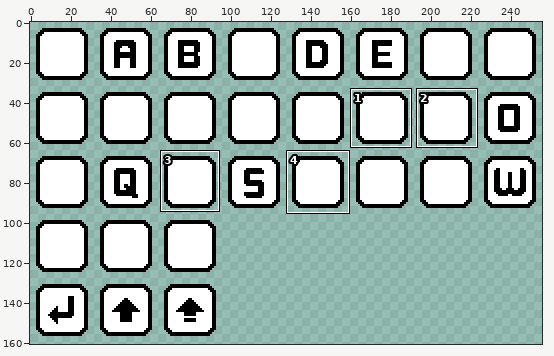
Pixel-art file -- Media/Images/UI/keyhint_pc.aseprite. Above, an overview of the earlier version with the close-up marked.
Close-up. Before the edit:
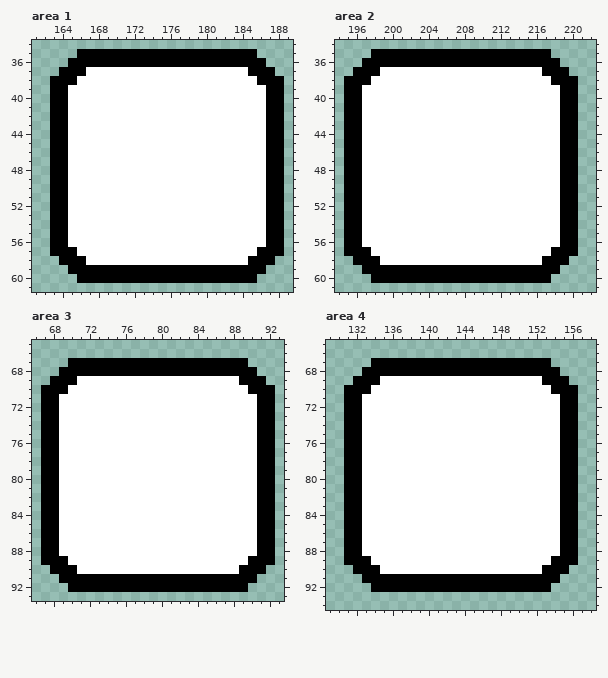
256x256 pixels, 1 frame. Shown: area 1: x 161..189, y 34..61; area 2: x 194..222, y 34..61; area 3: x 66..93, y 65..93; area 4: x 129..158, y 65..94. The wide view leaves out empty margins. The commit also changed other parts of the picture, which this record leaves out.
Now the later version:
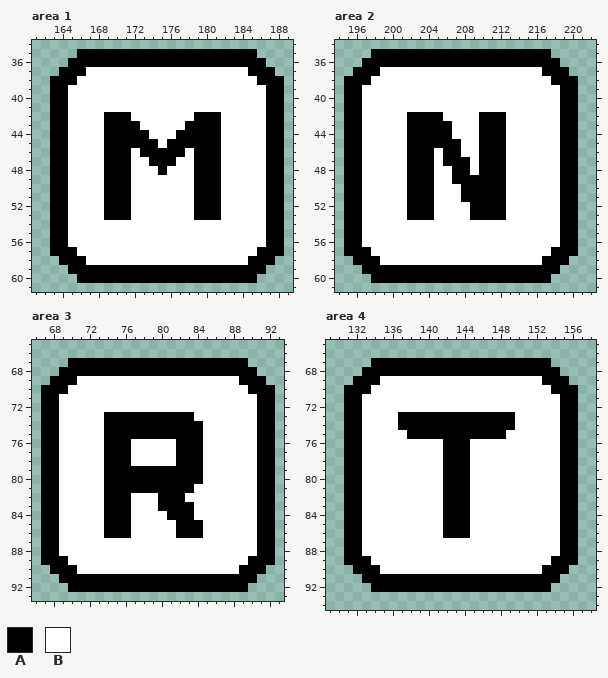
Palette (. is transparent): A #000000  B #ffffff
Difference:
Area 1:
The edit turns colour B into colour A in row 42 at x 169 to 171 and 179 to 181; in row 43 at x 169 to 172 and 178 to 181; in row 44 at x 169 to 173 and 177 to 181; in row 45 at x 169 to 174 and 176 to 181; in row 46 at x 169 to 171, 173 to 177 and 179 to 181; in row 47 at x 169 to 171, 174 to 176 and 179 to 181.
The edit turns colour B into colour A in row 48 at x 169 to 171, 175 and 179 to 181; in rows 49 to 53 at x 169 to 171 and 179 to 181.
Area 2:
The edit turns colour B into colour A in row 42 at x 202 to 205 and 210 to 212; in rows 43 to 44 at x 202 to 206 and 210 to 212; in row 45 at x 202 to 207 and 210 to 212; in row 46 at x 202 to 204, 206 to 207 and 210 to 212; in row 47 at x 202 to 204, 206 to 208 and 210 to 212; in row 48 at x 202 to 204, 207 to 208 and 210 to 212.
The edit turns colour B into colour A in row 49 at x 202 to 204 and 207 to 212; in rows 50 to 51 at x 202 to 204 and 208 to 212; in rows 52 to 53 at x 202 to 204 and 209 to 212.
Area 3:
The edit turns colour B into colour A in row 73 at x 74 to 83; in rows 74 to 75 at x 74 to 84; in rows 76 to 78 at x 74 to 76 and 82 to 84; in rows 79 to 80 at x 74 to 84; in row 81 at x 74 to 83; in row 82 at x 74 to 76 and 80 to 82.
The edit turns colour B into colour A in row 83 at x 74 to 76 and 80 to 83; in row 84 at x 74 to 76 and 81 to 83; in rows 85 to 86 at x 74 to 76 and 82 to 84.
Area 4:
The edit turns colour B into colour A in rows 73 to 74 at x 137 to 149; in row 75 at x 138 to 148; in rows 76 to 86 at x 142 to 144.
Pixel boxes of the changes (left, top, right, bottom) in both close-ups:
changed: (104, 112, 221, 220)
changed: (407, 112, 506, 220)
changed: (104, 412, 203, 538)
changed: (398, 412, 515, 538)
